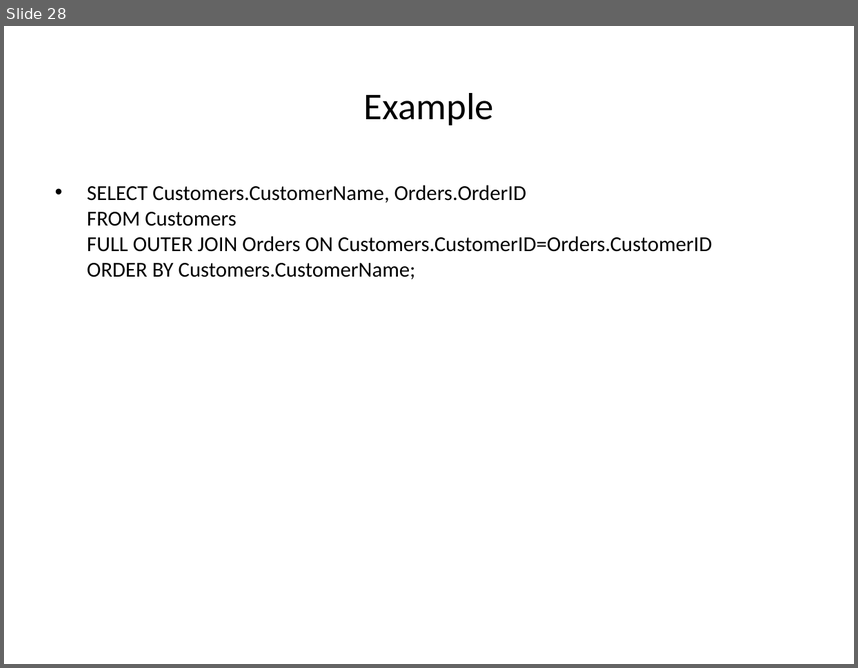
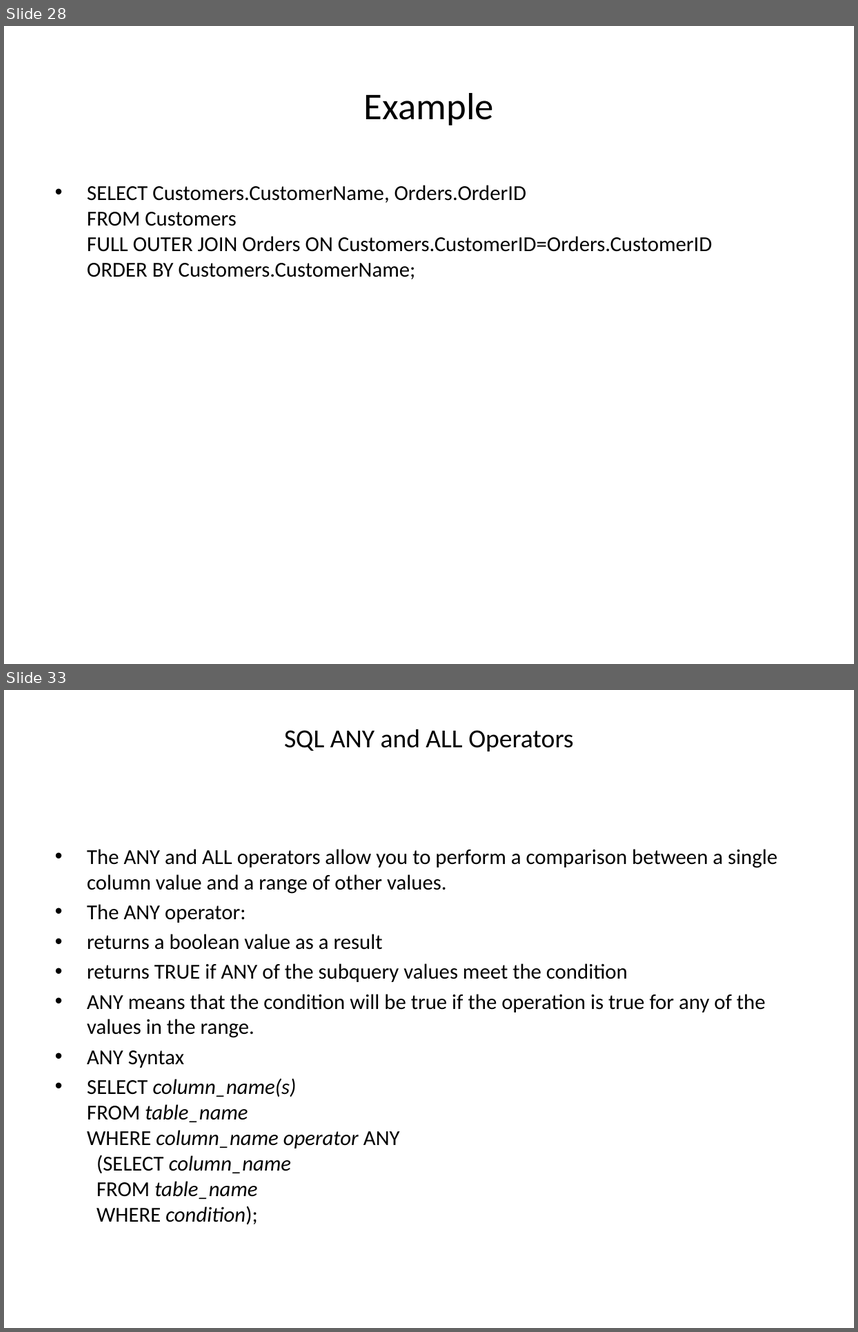
Before and after one commit to goudp4959/Oracle, a slide deck: SQL-latest.pptx. Shown one above the other, each under a label of ours: slide 28 before the commit, slides 28 and 33 after it; the slides between them are not shown. The pictures are 858x668 and 858x1332 pixels, drawn with LibreOffice and Linux fonts; fonts in the diff are those of the drawing. Boxes give left, top, right and bottom in pixels: in the first picture for what was removed or moved away, otherwise in the second. Text is boxed around its words. In the diff, an @@ line names an element or a change of style, - is before the commit and + after.

```diff
--- a/SQL-latest.pptx
+++ b/SQL-latest.pptx
@@ slide 33 added at [4, 690, 854, 1328], background #FFFFFF @@
@@ title added at [284, 729, 573, 751], 22 pt, text #000000 @@
+SQL ANY and ALL Operators
@@ text added at [87, 849, 777, 1224], 18 pt, text #000000 @@
+• The ANY and ALL operators allow you to perform a comparison between a single column value and a range of other values.
+• The ANY operator:
+• returns a boolean value as a result
+• returns TRUE if ANY of the subquery values meet the condition
+• ANY means that the condition will be true if the operation is true for any of the values in the range.
+• ANY Syntax
+• SELECT column_name(s)
+  FROM table_name
+  WHERE column_name operator ANY
+  (SELECT column_name
+  FROM table_name
+  WHERE condition);
```
Also in this commit, not shown: 7 other slides added.
